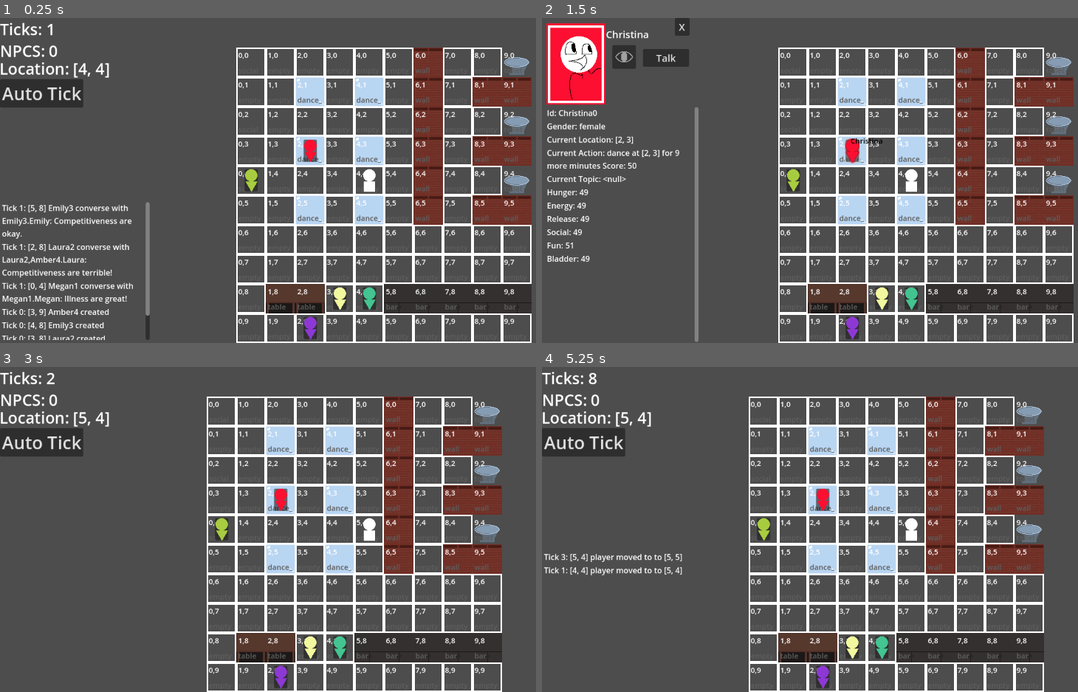
Above: before the commit, frames 1-4 (two rows, left to right).
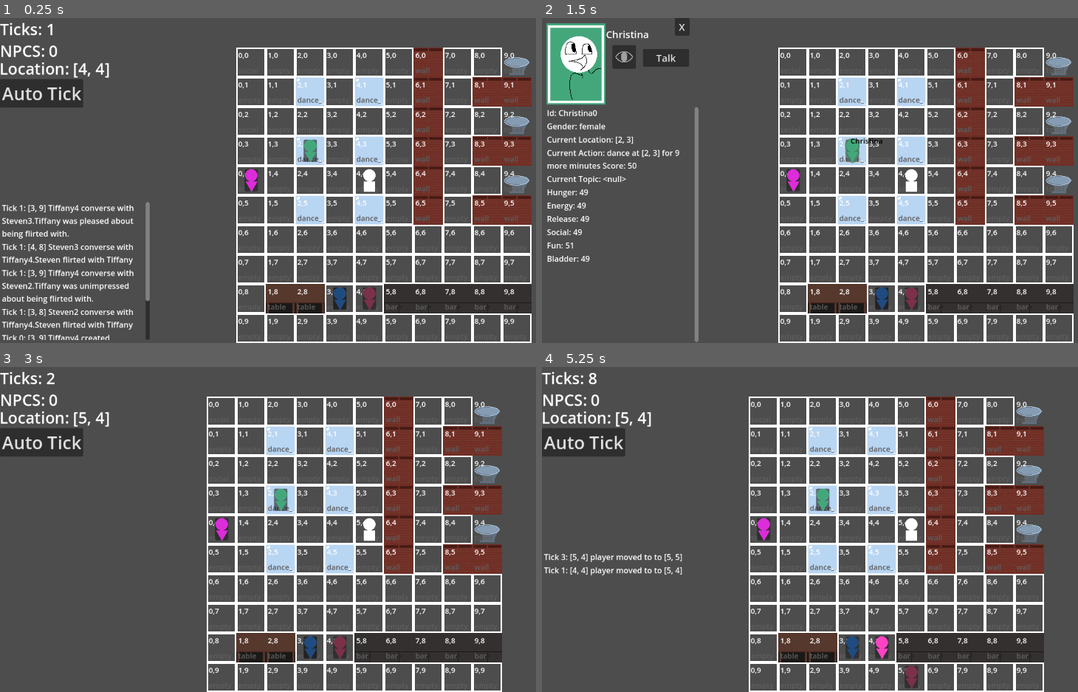
Above: after the commit, the same moments.

Repository: churrupy/elf-game
Game: Godot game, scene res://main.tscn
Two runs of this game, one before a commit and one after it. Both use one fixed random seed, a clock stepped at 60 frames per second and the inputs below.
Inputs (mouse positions are in pixels of both pictures, inside the frame that each line leads up to):
- Up to frame 1 (0.25 s): no input
- Up to frame 2 (1.5 s): click "Auto Tick" at 0.5 s; click (852, 151) at 1.27 s
- Up to frame 3 (3 s): click "X" at 2 s; tap Enter at 2.75 s; move the mouse to (310, 500) at 2.77 s; hold D (move_right) from 2.78 s (still down); hold Shift (suppress_tick) from 2.78 s (still down)
- Up to frame 4 (5.25 s): tap Space at 3.5, 5 s; move the mouse to (820, 500) at 3.52 s; release D (move_right) at 3.53 s; release Shift (suppress_tick) at 3.53 s; hold S (move_down) 3.53-4.28 s; tap T (auto_tick) at 3.6 s; tap Shift (suppress_tick) at 3.8, 5.1 s; tap Enter at 4.25 s; move the mouse to (761, 500) at 4.27 s; hold D (move_right) 4.28-5.03 s; hold Shift (suppress_tick) 4.28-5.03 s; move the mouse to (820, 471) at 5.02 s; hold W (move_up) from 5.03 s (still down)

The runs differ from the first frame. In frame 1, 3.2% of the frame differs, in the area x 0-71%, y 37-100%; in frame 2, 2.5%; in frame 3, 0.6%; in frame 4, 0.8%.

Commit message:
Added Flirting
- started the framework for flirting (and other 1-on-1 interactions)

Diff:
--- a/npc_menu.tscn
+++ b/npc_menu.tscn
@@ -69,10 +69,10 @@
 [node name="UnWatchButton" type="Button" parent="."]
 visible = false
 layout_mode = 0
-offset_left = 186.0
-offset_top = 115.0
-offset_right = 234.0
-offset_bottom = 163.0
+offset_left = 143.0
+offset_top = 53.0
+offset_right = 191.0
+offset_bottom = 101.0
 theme_override_font_sizes/font_size = 20
 icon = ExtResource("3_h4d1c")
 
--- a/scripts/actions.gd
+++ b/scripts/actions.gd
@@ -9,6 +9,8 @@
 var SCORE: int
 var COUNTDOWN: int
 var FOLLOWING # node
+var MOVING = false # triggers whether location is rechecked every turn
+var ON_TILE = true # whether npc needs to be on tile to do action
 
 
 func set_countdown():
@@ -17,13 +19,27 @@
 
 func do(npc):
 	COUNTDOWN -= 1
-	print("in actions", STATUS)
 	var refresh_rate = Constants.NEED_REFRESH_RATES[NEED]
 	npc.NEEDS[NEED] += refresh_rate
 	if COUNTDOWN < 0:
 		STATUS = "finish"
-	print("after actions", npc.NAME,_to_string())
 
+
+func update_location():
+	if MOVING:
+		LOCATION = TARGET.LOCATION.duplicate()
+
+
+func is_at_location(npc_location):
+	if ON_TILE:
+		if npc_location == LOCATION:
+			return true
+	else:
+		var x_diff = abs(npc_location[0] - LOCATION[0])
+		var y_diff = abs(npc_location[1] - LOCATION[1])
+		if (x_diff + y_diff <=2):
+			return true
+		return false
 
 
 
--- a/scripts/constants.gd
+++ b/scripts/constants.gd
@@ -74,6 +74,16 @@
         "pose": "standing",
 		"joinable": true,
 		"other_req": true,
+        "do_off_tile": true,
+        "conversable": false
+    },
+    "flirt": {
+        "need": "social",
+        "duration": 5,
+        "followers": [1,1],
+        "pose": "standing",
+        "joinable": false,
+        "other_req": true,
         "do_off_tile": true,
         "conversable": false
     },
--- a/scripts/default_menu.gd
+++ b/scripts/default_menu.gd
@@ -38,7 +38,6 @@
 		var npc = Global.NPCS[npc_id]
 		var npc_button = buttons.instantiate()
 		add_child(npc_button)
-		print(npc)
 		npc_button.initialize(npc)
 		npc_button.position = Vector2(button_x, button_y)
 		npc_button.connect("pressed", Callable(self, "open_npc_menu").bind(npc))
--- a/scripts/displayed_npc.gd
+++ b/scripts/displayed_npc.gd
@@ -32,7 +32,6 @@
 		$DefaultSprite.hide()
 		$GlowSprite.show()
 		$HoverNameLabel.show()
-		#print("hovering!")
 
 func off_hover(npc):
 	if npc.ID == NPC_OBJECT.ID:
--- a/scripts/main.gd
+++ b/scripts/main.gd
@@ -144,11 +144,10 @@
 			var chosen_action = determine_action(npc)
 			chosen_action.set_countdown()
 			npc.ACTION = chosen_action
-		if (npc.ACTION.LOCATION == npc.LOCATION):
+		npc.ACTION.update_location()
+		if npc.ACTION.is_at_location(npc.LOCATION):
 			npc.ACTION.STATUS = "filling"
 			do_action(npc)
-			#npc.ACTION.do(npc)
-			#History.add_entry(npc.ID, npc.ACTION.ID)
 		else:
 			var next_step = step_towards_location(npc.LOCATION, npc.ACTION.LOCATION)
 			if next_step == null:
@@ -196,15 +195,29 @@
 func do_action(npc):
 	#npc must be at location for this function
 	var action = npc.ACTION
-	var witnesses = get_npcs_in_range(action.TARGET) # same goal/location
+	var witnesses = get_npcs_in_range(action.LOCATION) # same goal/location
 	if len(witnesses) == 0:
 		witnesses = get_npcs_in_range(npc.LOCATION) # people just "around" who can overhear
 
 	#if action.ID == "converse":
-	if len(witnesses) > 0:
-		if action.is_conversable():
+	if action.is_conversable():
+		if len(witnesses) > 1: # self is also in witnesses
 			converse(npc, witnesses, npc.ACTION.TARGET) # everyone will chit-chat if they're close to someone else
 
+	elif action.ID == "flirt":
+		var dialogue_string = npc.NAME + " flirted with " + action.TARGET.NAME
+		var history_params = {
+			"witnesses": [action.TARGET.ID],
+			"dialogue": dialogue_string
+		}
+		History.add_entry(npc, "converse", npc.LOCATION, history_params)
+		var impression = action.TARGET.hear_flirt(npc.ID)
+		dialogue_string = action.TARGET.NAME + " was " + impression + " about being flirted with."
+		history_params = {
+			"witnesses": [npc.ID],
+			"dialogue": dialogue_string
+		}
+		History.add_entry(action.TARGET, "converse", action.TARGET.LOCATION, history_params)
 
 
 
@@ -227,12 +240,26 @@
 		op_str += "lame."
 	else:
 		op_str += "terrible!"
-	var _str = npc.NAME + ": " + op_str
-	for g in witnesses:
-		var g_npc = Global.NPCS[g]
-		g_npc.hear_topic(npc.ID, new_topic, opinion)
+	var _str = npc.NAME + ': "' + op_str + '"'
 	history_params["dialogue"] = _str
 	History.add_entry(npc, "converse", location, history_params)
+	for g in witnesses:
+		if g == npc.ID:
+			continue
+		var g_npc = Global.NPCS[g]
+		var impression = g_npc.hear_topic(npc.ID, new_topic, opinion)
+		print(g_npc.NAME)
+		print(impression)
+		_str = g_npc.NAME + " was " + impression + " with that statement."
+		print(g_npc.NAME)
+		print(impression)
+		history_params = {
+			"witnesses": [npc.ID],
+			"dialogue": _str
+
+		}
+		History.add_entry(g, "converse", location, history_params)
+
 
 
 
@@ -254,59 +281,52 @@
 
 
 #region npc ai
-func get_all_group_actions():
-	var all_actions = []
-	for npc_id in Global.NPCS.keys():
-		var npc = Global.NPCS[npc_id]
-		if npc.ACTION == null: continue
-		if not npc.ACTION.is_joinable(): continue
-		var new_action = ACTIONS.new()
-		new_action.ID = npc.ACTION.ID
-		new_action.TARGET = npc.ACTION.TARGET
-		new_action.LOCATION = npc.ACTION.LOCATION
-		new_action.NEED = npc.ACTION.NEED
-		new_action.FOLLOWING = npc
-		all_actions.append(new_action)
-	return all_actions
-
 
 
 
 
 func determine_action(npc):
 	var all_actions = $Map.get_all_actions_on_map()
-	all_actions += Utility.get_all_group_actions()
+	all_actions += Utility.get_all_npc_actions()
 	for action in all_actions:
 		action = npc.score_action(action)
 
 	all_actions.sort_custom(func(a, b): return b.SCORE < a.SCORE)
 	for action in all_actions:
-		if npc.LOCATION == action.TARGET:
+		if action.TARGET is NPC:
+			# npc target
+			if action.TARGET.ACTION != null:
+				if !action.TARGET.ACTION.is_joinable(): continue # cursed
+				if !action.TARGET.ACTION.is_conversable(): continue
 			return action
-
-		var is_reserved = Utility.is_location_reserved(action.TARGET)
-		var is_travelable = $Map.is_travelable(action.TARGET)
-
-		# find adjacent tile if possible
-		if is_reserved or !is_travelable:
-			if !action.can_do_off_tile(): continue
-			var neighbors = get_neighbors(action.TARGET)
-			var new_action_list = []
-			for n in neighbors:
-				var new_action = ACTIONS.new()
-				new_action.ID = action.ID
-				new_action.TARGET = action.TARGET
-				new_action.LOCATION = n
-				new_action.NEED = action.NEED
-				new_action = npc.score_action(new_action)
-				new_action_list.append(new_action)
-			new_action_list.sort_custom(func(a,b): return b.SCORE < a.SCORE)
-			for second_action in new_action_list:
-				is_reserved = Utility.is_location_reserved(second_action.LOCATION)
-				#is_travelable = second_action.TARGET.is_travelable() # get_neighbors always returns only travelable tiles
-				if !is_reserved: return second_action
 		else:
-			return action
+			# tile target
+			if npc.LOCATION == action.TARGET:
+				return action
+
+			var is_reserved = Utility.is_location_reserved(action.TARGET)
+			var is_travelable = $Map.is_travelable(action.TARGET)
+
+			# find adjacent tile if possible
+			if is_reserved or !is_travelable:
+				if !action.can_do_off_tile(): continue
+				var neighbors = get_neighbors(action.TARGET)
+				var new_action_list = []
+				for n in neighbors:
+					var new_action = ACTIONS.new()
+					new_action.ID = action.ID
+					new_action.TARGET = action.TARGET
+					new_action.LOCATION = n
+					new_action.NEED = action.NEED
+					new_action = npc.score_action(new_action)
+					new_action_list.append(new_action)
+				new_action_list.sort_custom(func(a,b): return b.SCORE < a.SCORE)
+				for second_action in new_action_list:
+					is_reserved = Utility.is_location_reserved(second_action.LOCATION)
+					#is_travelable = second_action.TARGET.is_travelable() # get_neighbors always returns only travelable tiles
+					if !is_reserved: return second_action
+			else:
+				return action
 	push_error("action not found for", npc.NAME)
 
 #endregion
@@ -390,24 +410,23 @@
 	var history = History.filter_by_npc(npc.ID)
 	var history_list = History.display_history(history)
 	$NpcMenu.initialize(npc, history_list)
-	$NpcMenu.show()
-
-func close_npc_menu():
-	$NpcMenu.hide()
-	$DefaultMenu.show()
-
-
-func open_talk_menu(npc):
-	open_npc_menu(npc)
-	print(npc)
-	print(npc.ACTION)
 	var dialogue_list = []
-	var history = History.filter_by_npc(npc)
+	history = History.filter_by_npc(npc)
 	for h in history:
 		if h["action"] == "converse":
 			dialogue_list.append(h["arg"]["dialogue"])
 	#var history_list = History.display_history(history)
 	$TalkMenu.initialize(npc, dialogue_list)
+	$NpcMenu.show()
+
+func close_npc_menu():
+	$TalkMenu.hide()
+	$NpcMenu.hide()
+	$DefaultMenu.show()
+
+
+func open_talk_menu(npc):
+	open_npc_menu(npc)
 	$TalkMenu.show()
 
 func close_talk_menu():
--- a/scripts/map.gd
+++ b/scripts/map.gd
@@ -207,6 +207,7 @@
 				new_action.LOCATION = [i,j] # where the npc ends up (if adjacent to target)
 				var action_data = Constants.ACTION_TEMPLATES[action]
 				new_action.NEED = action_data["need"]
+				new_action.ON_TILE = is_travelable(new_action.TARGET)
 				all_actions.append(new_action)
 	return all_actions
 
--- a/scripts/npc.gd
+++ b/scripts/npc.gd
@@ -10,6 +10,7 @@
 var GENDER
 var ACTION
 var RECENT_TOPIC
+var STYLE
 var OPINIONS = {}
 var RELATIONSHIPS = {}
 var NEEDS = {
@@ -21,6 +22,8 @@
 	"bladder": 50
 }
 
+var STYLES = ["goth", "punk", "prep", "country", "athletic", "queer"]
+
 var NAMES = {
 	"male": ["Gerald", "Harry", "Irving", "Jackson", "Kyle", "Leon", "Michael", "Christopher", "Matthew", "Joshua", "David …(246 unchanged characters)…
 	"female": ["Agatha", "Bridget", "Cassidy", "Daniella", "Eve", "Jennifer", "Jessica", "Amanda", "Sarah", "Ashley", "Ste …(264 unchanged characters)…
@@ -31,10 +34,13 @@
 	GENDER = ["male", "female"].pick_random()
 	NAME = NAMES[GENDER].pick_random()
 	ID = NAME + str(ID_COUNTER)
+	STYLE = STYLES.pick_random()
 	COLOR = Color(randf_range(0,1), randf_range(0,1), randf_range(0,1))
 	var topics = Dialogue.CONVERSATION_NODES.keys()
 	for topic in topics:
 		OPINIONS[topic] = randi_range(0,100)
+	for style in STYLES:
+		OPINIONS[style] = randi_range(-5,5)
 
 
 func _init() -> void:
@@ -67,6 +73,10 @@
 	else:
 		return 0
 
+func get_attraction(other_npc):
+	var other_style = other_npc.STYLE
+	return OPINIONS[other_style]
+
 func score_action(action):
 	# score based on need
 	action.SCORE += 100-NEEDS[action.NEED]
@@ -74,14 +84,26 @@
 		action.SCORE += 10 # bonus for urgent needs
 
 	# score based on preference
-	if action.FOLLOWING != null:
-		action.SCORE += get_opinion(action.FOLLOWING)
+	if action.TARGET is NPC:
+		if action.TARGET == self:
+			action.SCORE = -100
+			return action
+		action.SCORE += get_opinion(action.TARGET)
+		if action.ID == "flirt":
+			action.SCORE += get_attraction(action.TARGET)
 
 	# score based on distance
-	var total_x = abs(LOCATION[0]- action.TARGET[0])
-	var total_y = abs(LOCATION[1] - action.TARGET[1])
-	action.SCORE -= total_x #distance is penalty
-	action.SCORE -= total_y
+	var total_x
+	var total_y
+	if action.TARGET is Array:
+		total_x = abs(LOCATION[0]- action.TARGET[0])
+		total_y = abs(LOCATION[1] - action.TARGET[1])
+	else:
+		print(action)
+		total_x = abs(LOCATION[0] - action.TARGET.LOCATION[0])
+		total_y = abs(LOCATION[1] - action.TARGET.LOCATION[1])
+	action.SCORE -= total_x + total_y
+
 
 	return action
 
@@ -110,23 +132,48 @@
 
 #endregion
 
+func update_relationship(other_npc_id, change):
+	if other_npc_id not in RELATIONSHIPS.keys():
+		RELATIONSHIPS[other_npc_id] = 0
+	RELATIONSHIPS[other_npc_id] += change
+
 func hear_topic(speaker_id, topic, opinion):
 	print("hear topic")
 	if speaker_id == ID:
 		return
-	print(speaker_id)
-	print(ID)
 	if speaker_id not in RELATIONSHIPS:
 		RELATIONSHIPS[speaker_id] = 0
 	RECENT_TOPIC = topic
 	var this_opinion = OPINIONS[topic]
 	var diff = abs(this_opinion - opinion)
+	var impression
 	if diff > 50:
-		RELATIONSHIPS[speaker_id] -= 1
+		update_relationship(speaker_id, 1)
+		impression = "pleased"
 	elif diff > 25:
-		pass
-	else:
-		RELATIONSHIPS[speaker_id] += 1
+		impression = "unimpressed"
+	else:
+		update_relationship(speaker_id, -1)
+		impression = "annoyed"
+	return impression
+
+
+func hear_flirt(speaker_id):
+	var npc = Global.NPCS[speaker_id]
+	var attraction = get_attraction(npc)
+	var impression
+	if attraction >= 3:
+		update_relationship(speaker_id, 1)
+		impression = "pleased"
+	elif attraction >=-3:
+		impression = "unimpressed"
+	else:
+		update_relationship(speaker_id, -1)
+		impression = "annoyed"
+	return impression
+
+
+
 
 
 
--- a/scripts/utility.gd
+++ b/scripts/utility.gd
@@ -14,19 +14,20 @@
 	return npcs
 
 
-func get_all_group_actions():
+func get_all_npc_actions():
+	var npc_actions = ["converse", "flirt"]
 	var all_actions = []
 	for npc_id in Global.NPCS.keys():
 		var npc = Global.NPCS[npc_id]
-		if npc.ACTION == null: continue
-		if not npc.ACTION.is_joinable(): continue
-		var new_action = ACTIONS.new()
-		new_action.ID = npc.ACTION.ID
-		new_action.TARGET = npc.ACTION.TARGET
-		new_action.LOCATION = npc.ACTION.LOCATION
-		new_action.NEED = npc.ACTION.NEED
-		new_action.FOLLOWING = npc
-		all_actions.append(new_action)
+		for npc_a in npc_actions:
+			var new_action = ACTIONS.new()
+			new_action.ID = npc_a
+			new_action.TARGET = npc
+			new_action.LOCATION = npc.LOCATION
+			new_action.NEED = "social"
+			new_action.MOVING = true
+			new_action.ON_TILE = false
+			all_actions.append(new_action)
 	return all_actions
 
 
